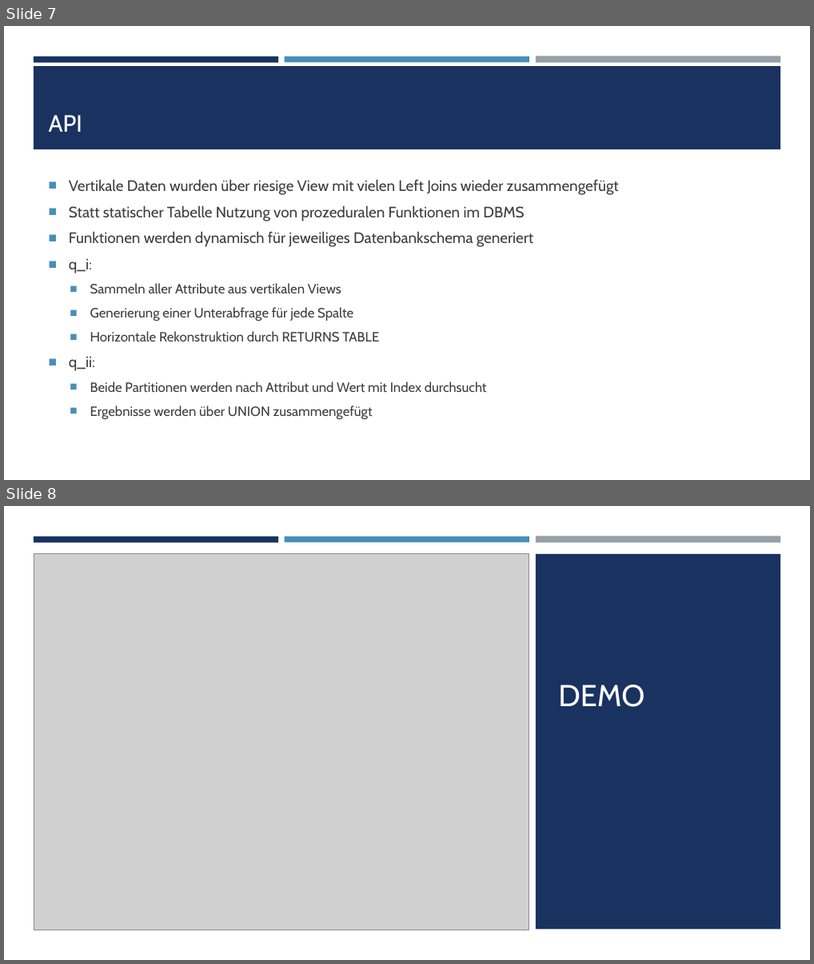
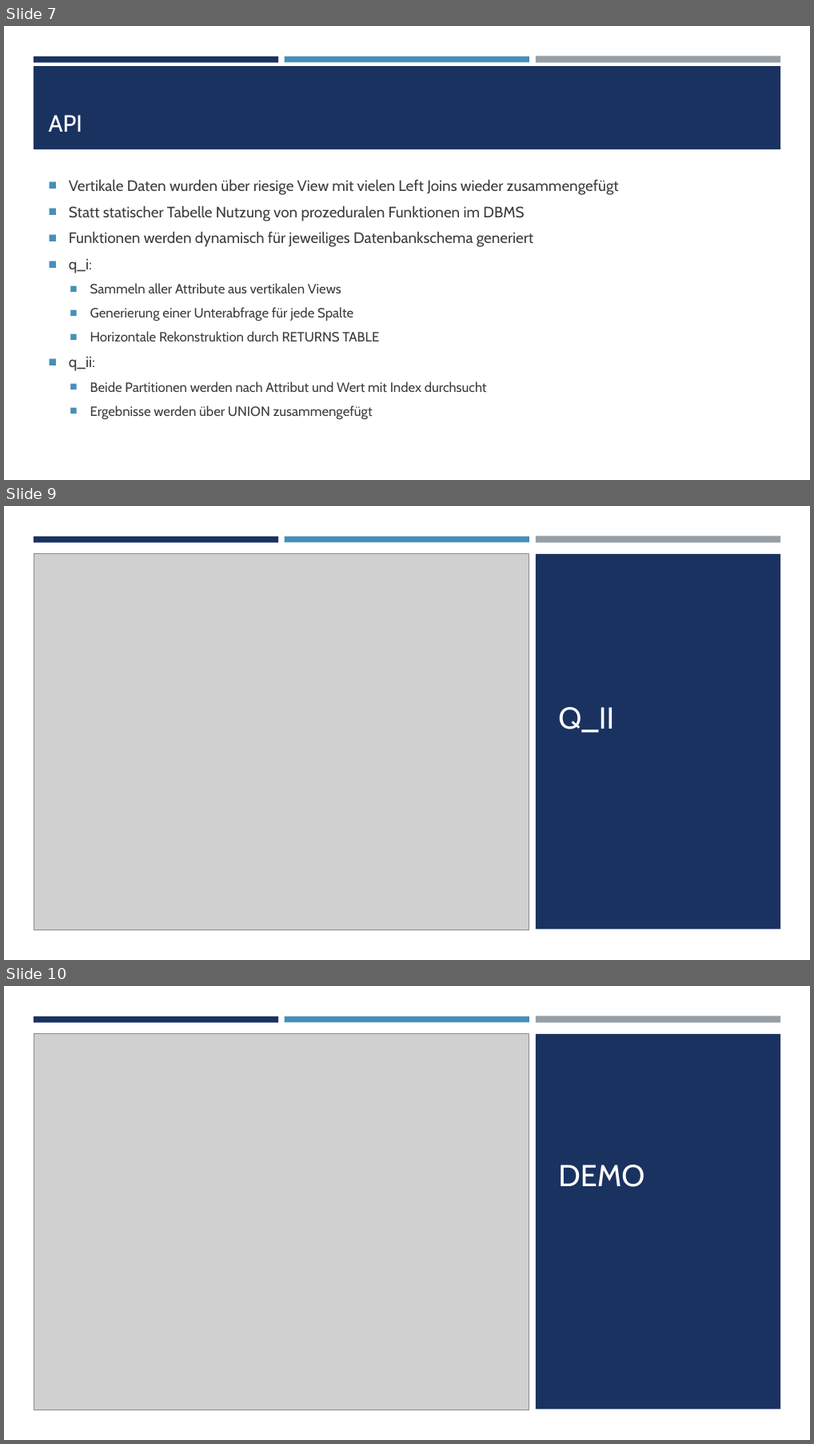
Before and after one commit to DavidOttino/Datenmanagement-jenseits-von-Relationen, a slide deck: projektaufgabe_1/Abschlusspraesentation_proj1.pptx. Shown one above the other, each under a label of ours: slides 7 and 8 before the commit, slides 7, 9 and 10 after it; the slides between them are not shown. The pictures are 814x964 and 814x1444 pixels, drawn with LibreOffice and Linux fonts; fonts in the diff are those of the drawing; grey boxes stand for pictures. Boxes give left, top, right and bottom in pixels: in the first picture for what was removed or moved away, otherwise in the second. Text is boxed around its words. In the diff, an @@ line names an element or a change of style, - is before the commit and + after.

```diff
--- a/projektaufgabe_1/Abschlusspraesentation_proj1.pptx
+++ b/projektaufgabe_1/Abschlusspraesentation_proj1.pptx
@@ slide 9 added at bbox=[4, 506, 810, 960], background #FFFFFF @@
@@ rectangle added at bbox=[4, 506, 810, 960], fill #FFFFFF @@
@@ rectangle added at bbox=[34, 536, 278, 542], fill #1A3260 @@
@@ rectangle added at bbox=[285, 536, 530, 542], fill #4590B8 @@
@@ rectangle added at bbox=[536, 536, 781, 543], fill #969FA7 @@
@@ picture added at bbox=[34, 554, 530, 929] @@
@@ rectangle added at bbox=[536, 554, 781, 929], fill #1A3260 @@
@@ title added at bbox=[558, 707, 614, 732], 36 pt, text #FFFFFF @@
+Q_II
@@ what was slide 8 is now slide 10 @@
```
Also in this commit, not shown: 1 other slide added.
